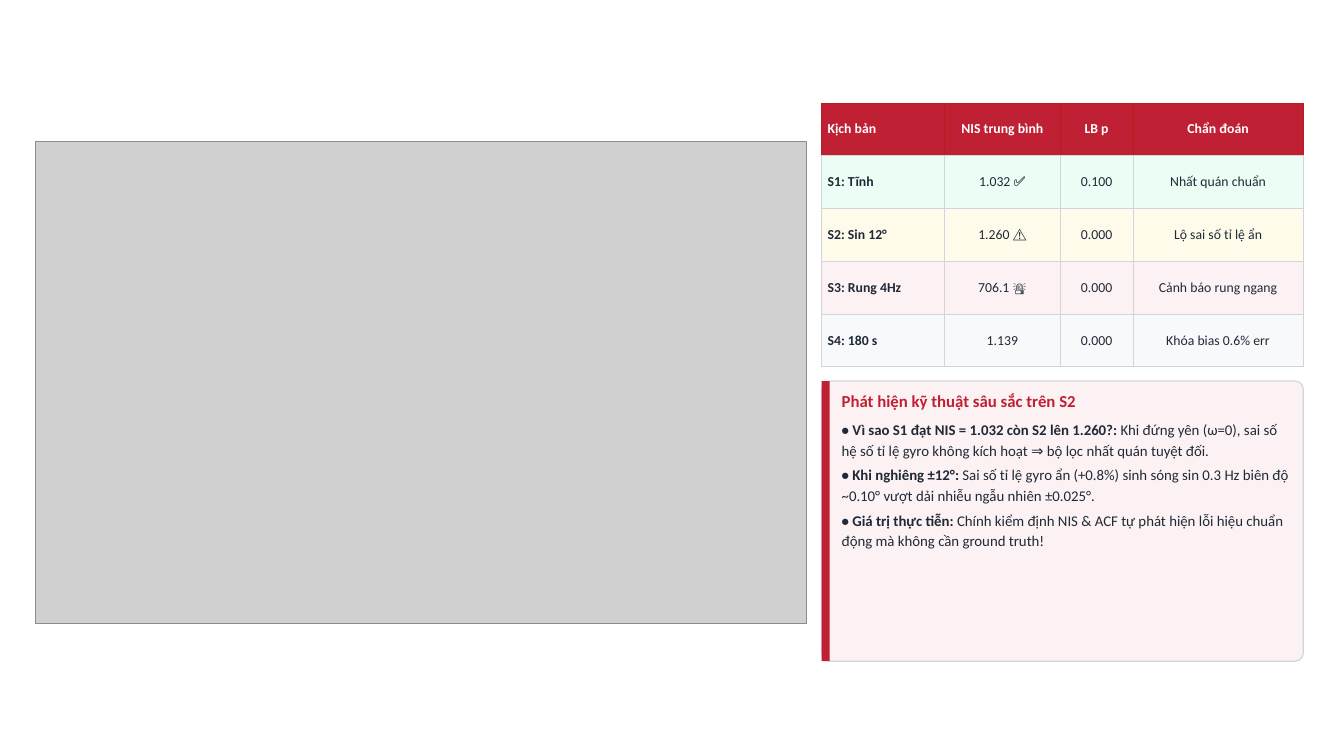
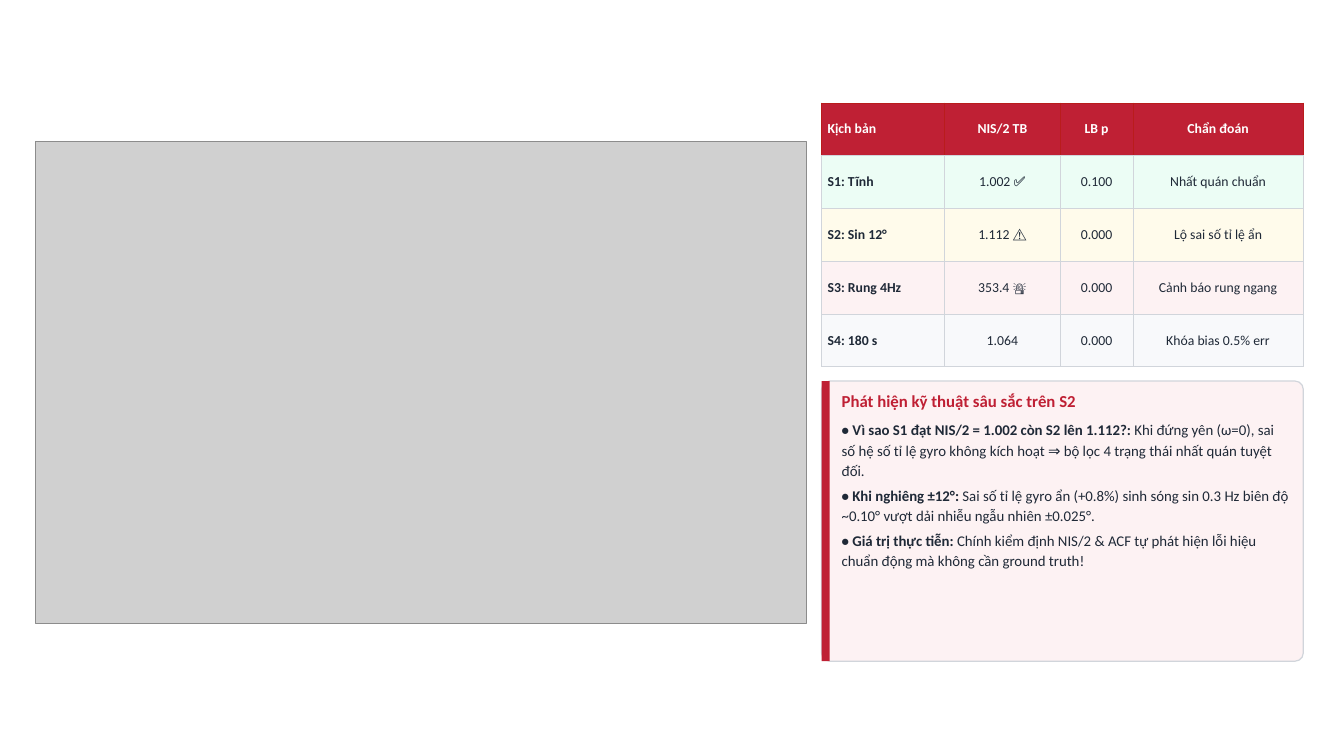
Before and after one commit to ducnguynx/mpu6050-model, a slide deck: slide 13 of outputs/slides/MPU6050_Roll_Estimation_Wiener_vs_Kalman.pptx. Drawn at 1344x756 pixels with LibreOffice and Linux fonts; fonts in the diff are those of the drawing; grey boxes stand for pictures; background and template pictures are left out. Boxes give left, top, right and bottom in pixels: in the first picture for what was removed or moved away, otherwise in the second. Text is boxed around its words. In the diff, an @@ line names an element or a change of style, - is before the commit and + after.

```diff
--- a/outputs/slides/MPU6050_Roll_Estimation_Wiener_vs_Kalman.pptx
+++ b/outputs/slides/MPU6050_Roll_Estimation_Wiener_vs_Kalman.pptx
@@ table at (822, 103, 1304, 367) @@
-row 1, column 2: NIS trung bình
+row 1, column 2: NIS/2 TB
-row 2, column 2: 1.032 ✅
+row 2, column 2: 1.002 ✅
-row 3, column 2: 1.260 ⚠️
+row 3, column 2: 1.112 ⚠️
-row 4, column 2: 706.1 🚨
+row 4, column 2: 353.4 🚨
-row 5, column 2: 1.139
+row 5, column 2: 1.064
-row 5, column 4: Khóa bias 0.6% err
+row 5, column 4: Khóa bias 0.5% err
@@ text at (842, 424, 1274, 476): text changed @@
-• Vì sao S1 đạt NIS = 1.032 còn S2 lên 1.260?: Khi đứng yên (ω=0), sai số hệ số tỉ lệ gyro không kích hoạt ⇒ bộ lọc nhất quán tuyệt đối.
+• Vì sao S1 đạt NIS/2 = 1.002 còn S2 lên 1.112?: Khi đứng yên (ω=0), sai số hệ số tỉ lệ gyro không kích hoạt ⇒ bộ lọc 4 trạng thái nhất quán tuyệt đối.
@@ text at (842, 533, 1256, 569): text changed @@
-• Giá trị thực tiễn: Chính kiểm định NIS & ACF tự phát hiện lỗi hiệu chuẩn động mà không cần ground truth!
+• Giá trị thực tiễn: Chính kiểm định NIS/2 & ACF tự phát hiện lỗi hiệu chuẩn động mà không cần ground truth!
```
Also in this commit, not shown: 9 other slides changed, 11 other files.
